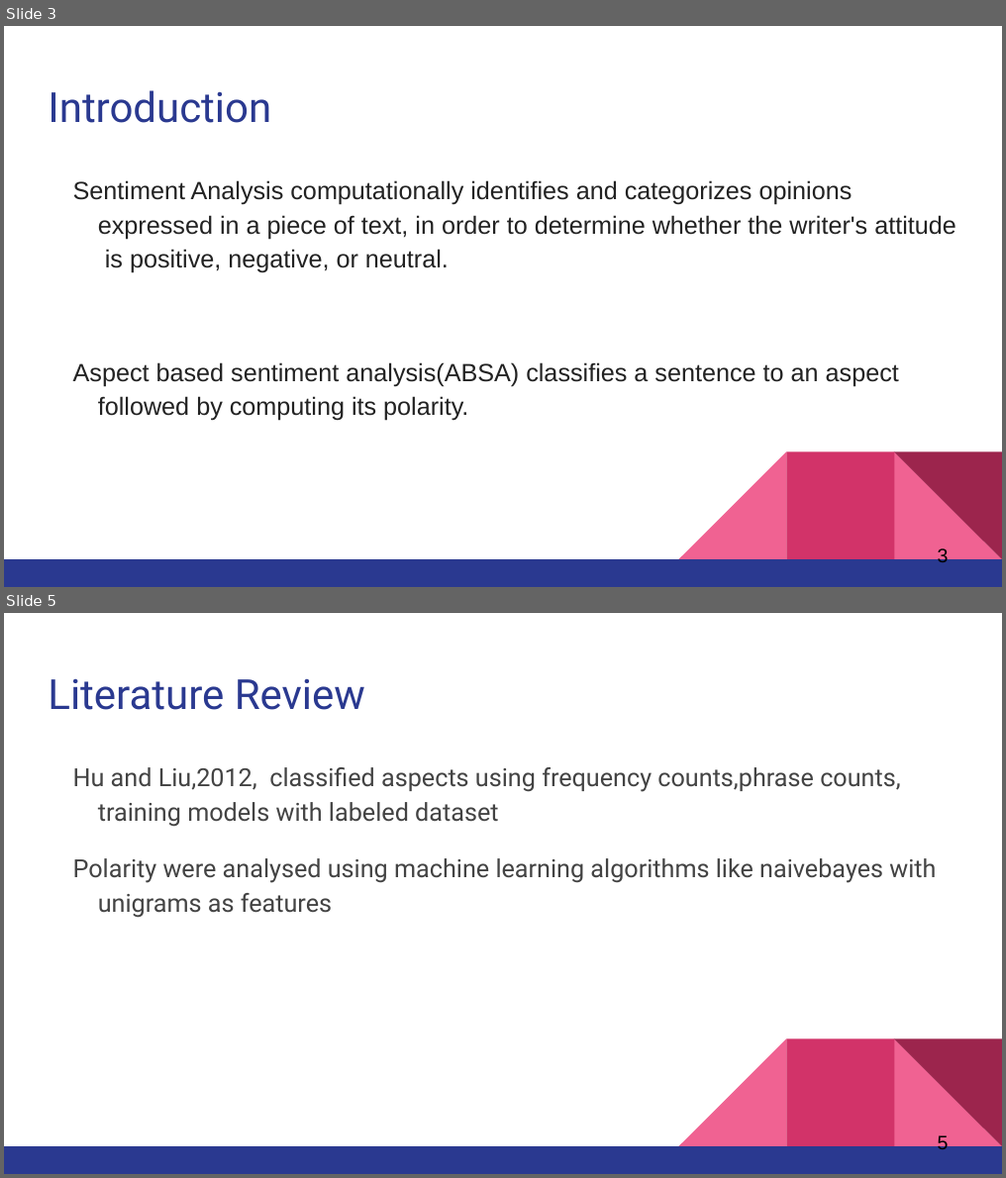
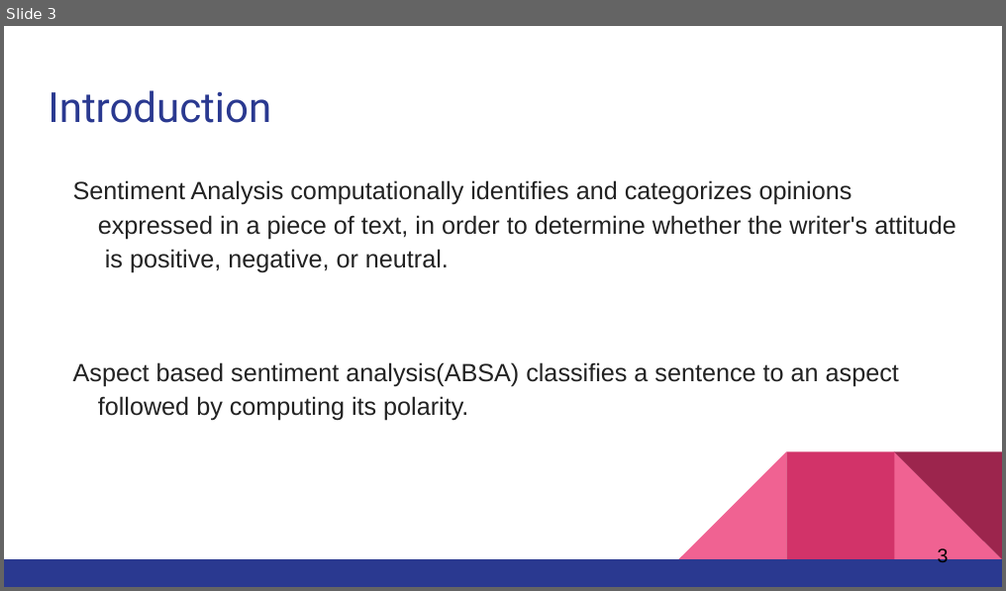
Before and after one commit to pranavshenoy/job_analysis, a slide deck: Presentation/final_presentation.pptx. Shown one above the other, each under a label of ours: slides 3 and 5 before the commit, slide 3 after it; the slides between them are not shown. The pictures are 1006x1178 and 1006x591 pixels, drawn with LibreOffice and Linux fonts; fonts in the diff are those of the drawing. Boxes give left, top, right and bottom in pixels: in the first picture for what was removed or moved away, otherwise in the second. Text is boxed around its words. In the diff, an @@ line names an element or a change of style, - is before the commit and + after.

```diff
--- a/Presentation/final_presentation.pptx
+++ b/Presentation/final_presentation.pptx
@@ slide 5 removed at [4,613,1002,1174], background #FFFFFF; not listed: 5 template elements that a slide beside it also shows @@
@@ title removed at [48,679,365,710] @@
-Literature Review
@@ text removed at [73,767,936,918] @@
-Hu and Liu,2012, classified aspects using frequency counts,phrase counts, training models with labeled dataset
-Polarity were analysed using machine learning algorithms like naivebayes with unigrams as features
@@ page number removed at [938,1134,948,1154] @@
-5
```
Also in this commit, not shown: 12 slides changed, 7 slides added, 7 other slides removed, 26 other files.
